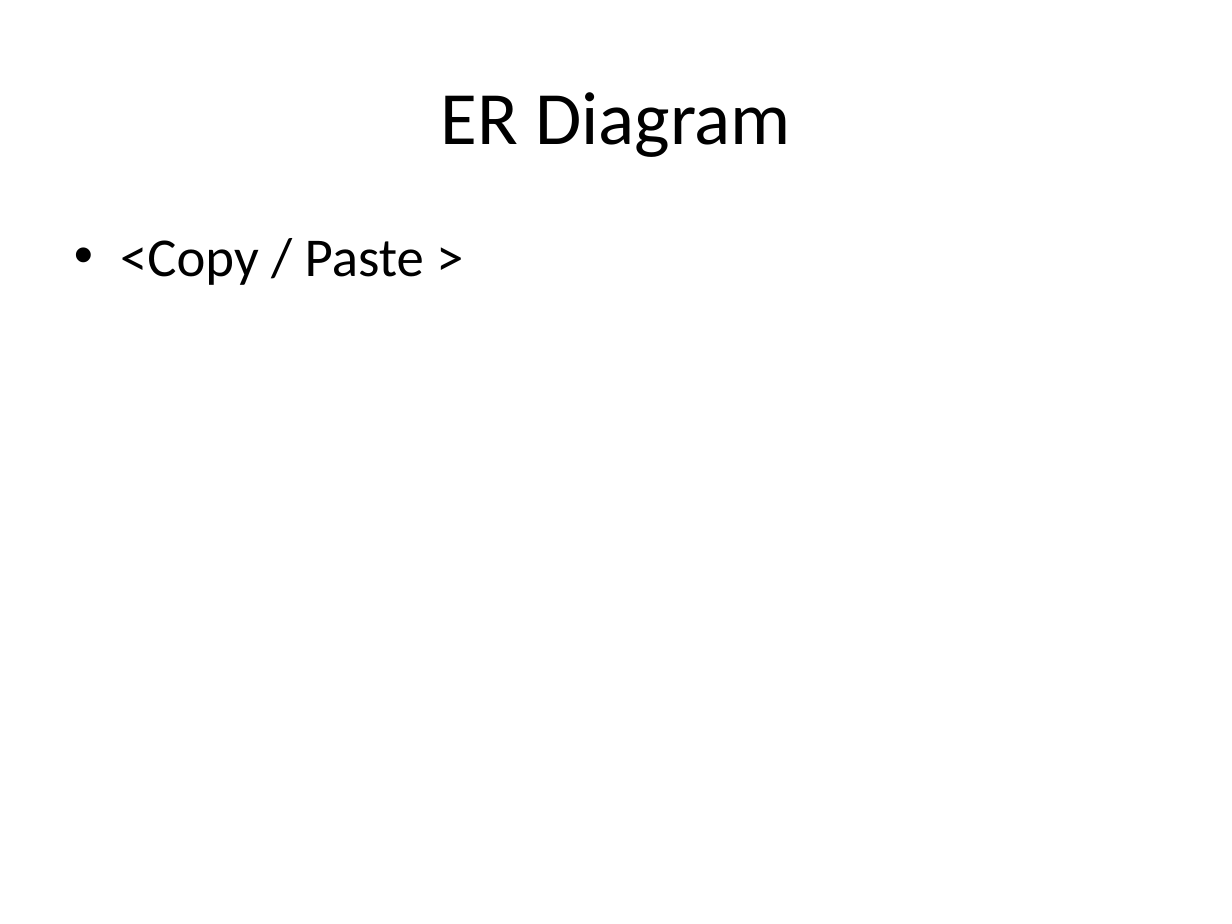
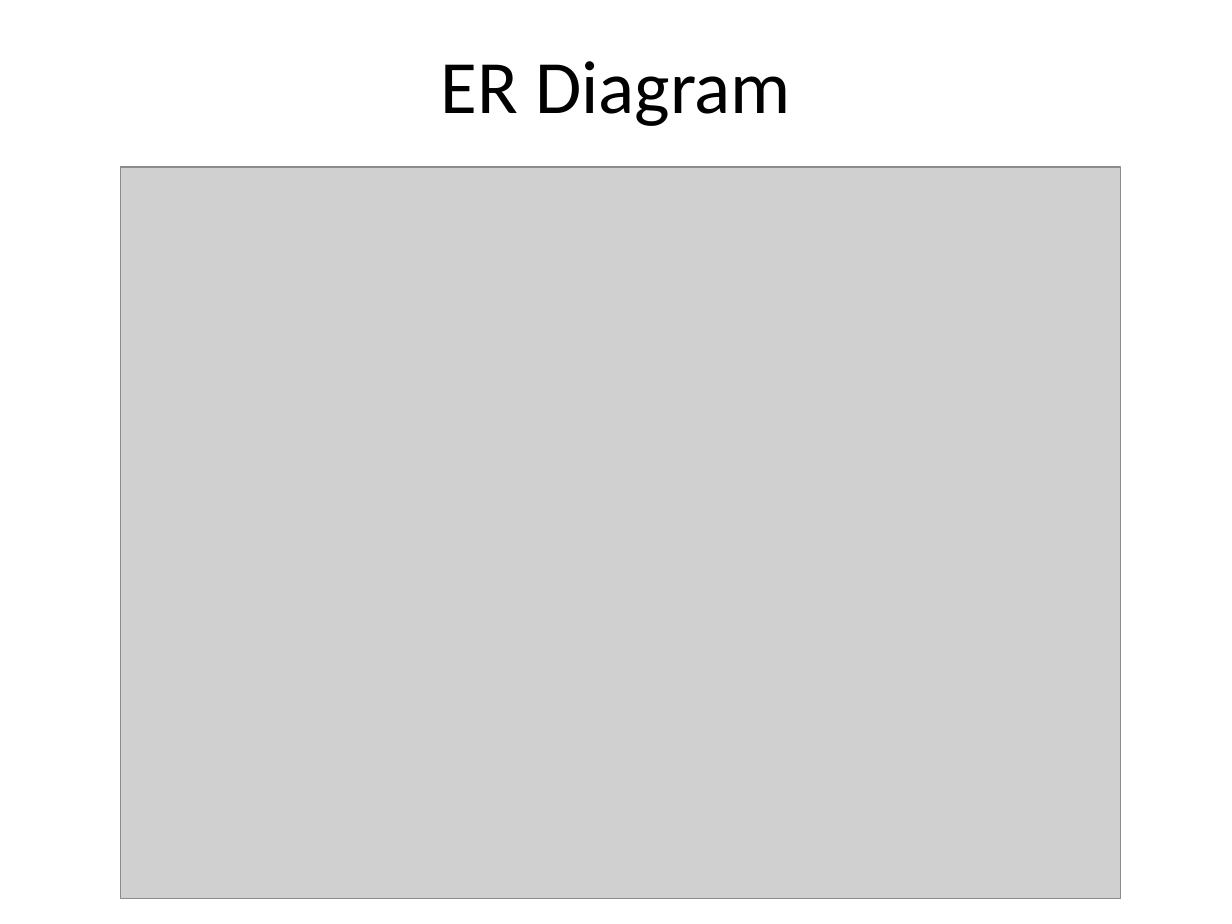
Before and after one commit to projectgoav/studeso, a slide deck: slide 5 of docs/BASIC_PRESENTATION.pptx. Drawn at 1232x924 pixels with LibreOffice and Linux fonts; fonts in the diff are those of the drawing; grey boxes stand for pictures. Boxes give left, top, right and bottom in pixels: in the first picture for what was removed or moved away, otherwise in the second. Text is boxed around its words. In the diff, an @@ line names an element or a change of style, - is before the commit and + after.

Commit message:
Added images to powerpoint

```diff
--- a/docs/BASIC_PRESENTATION.pptx
+++ b/docs/BASIC_PRESENTATION.pptx
@@ title "ER Diagram": place and size @@
-title "ER Diagram" at bbox=[441, 92, 791, 157]
+title "ER Diagram" at bbox=[441, 61, 791, 126]
@@ picture added at bbox=[121, 168, 1120, 899] @@
@@ text removed at bbox=[120, 240, 424, 285] @@
-• <Copy / Paste >
```
Also in this commit, not shown: 1 other slide changed.
